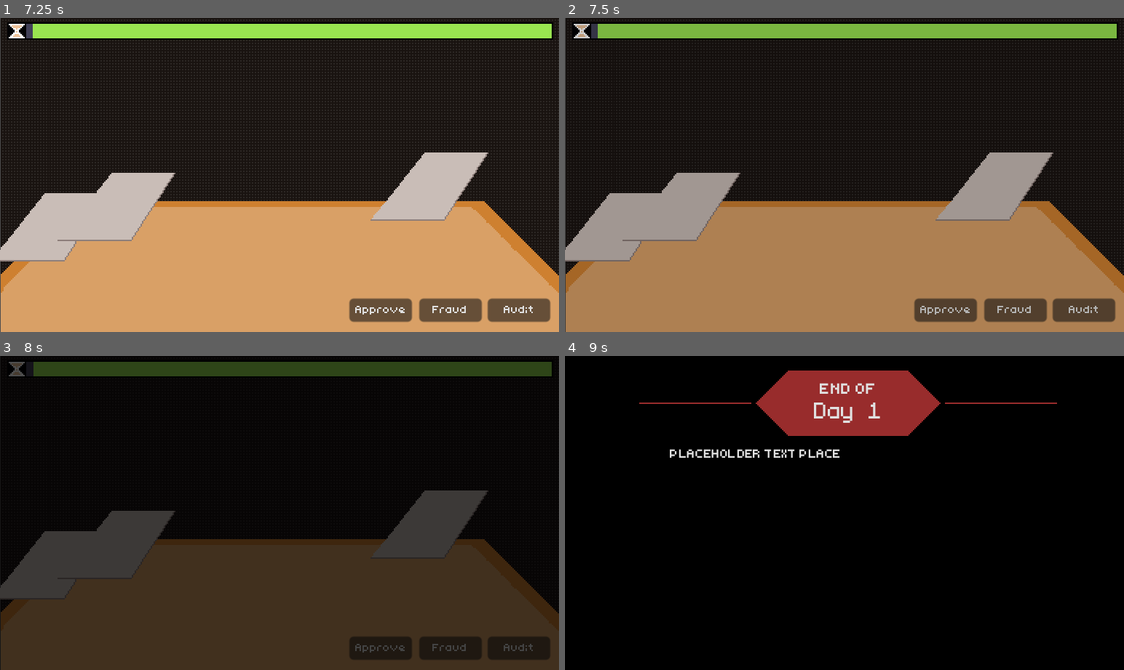
Above: before the commit, frames 1-4 (two rows, left to right).
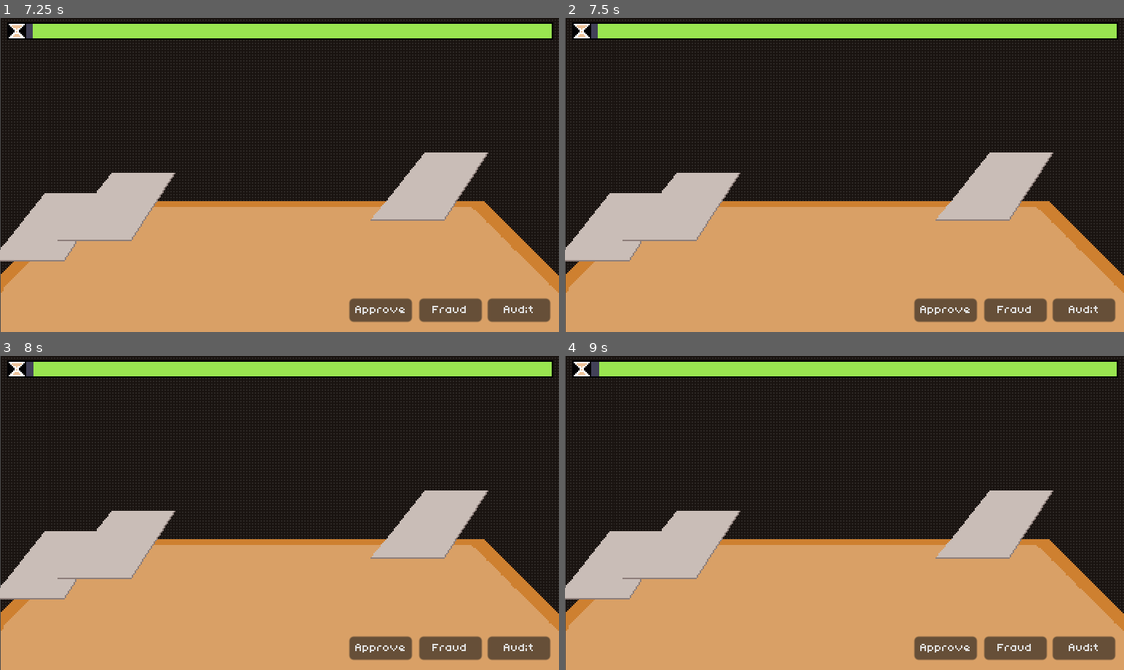
Above: after the commit, the same moments.

Repository: evanyans/credit-crimes
Game: Godot game, scene res://scene_manager.tscn
Two runs of this game, one before a commit and one after it. Both use one fixed random seed, a clock stepped at 60 frames per second and the inputs below.
Inputs (mouse positions are in pixels of both pictures, inside the frame that each line leads up to):
- Up to frame 1 (7.25 s): click "Approve" at 0.5 s; click "Fraud" at 1.25 s; click "Audit" at 2 s; click "Approve" at 2.75 s; click "Fraud" at 3.5 s; click "Audit" at 4.25 s; click "Approve" at 5 s; click "Fraud" at 5.75 s; click "Audit" at 6.5 s
- Up to frame 2 (7.5 s): tap Enter (ui_accept) at 7.25 s; drag from (609, 228) to (1084, 310) at 7.27 s
- Up to frame 3 (8 s): no input
- Up to frame 4 (9 s): drag from (676, 544) to (1084, 648) at 8.02 s; move the mouse to (900, 443) at 8.77 s; tap Enter (ui_accept) at 8.85 s; click (900, 443) at 8.92 s

Frame 1 is identical in both runs. In frame 2, 45% of the frame differs, in the area x 0-100%, y 1-100%; in frame 3, 60%; in frame 4, 99%, in the area x 0-100%, y 0-100%.

Commit message:
bugged buttons
BLOCKED BY CANVASLAYER

Diff:
--- a/game.gd
+++ b/game.gd
@@ -1,4 +1,6 @@
 extends Node2D
+
+signal game_end
 
 var case1 = preload("res://cases/case1.tscn")
 var case2 = preload("res://cases/case2.tscn")
@@ -44,7 +46,7 @@
 		case = cases[current_state]
 		add_child(case)
 	else:
-		game_ended()
+		emit_signal("game_end")
 
 
 func remove_case():
@@ -81,4 +83,4 @@
 
 
 func _on_timer_timeout():
-	game_ended()
+	emit_signal("game_end")
--- a/game.tscn
+++ b/game.tscn
@@ -39,6 +39,7 @@
 wait_time = 600.0
 
 [node name="Decisions" type="Control" parent="."]
+z_index = 10
 layout_mode = 3
 anchors_preset = 0
 offset_left = 12.0
@@ -47,7 +48,8 @@
 offset_bottom = 80.0
 
 [node name="Yes" type="Button" parent="Decisions"]
-layout_mode = 0
+z_index = 10
+layout_mode = 2
 offset_left = 228.043
 offset_top = 152.5
 offset_right = 271.043
@@ -57,7 +59,8 @@
 metadata/_edit_use_anchors_ = true
 
 [node name="No" type="Button" parent="Decisions"]
-layout_mode = 0
+z_index = 10
+layout_mode = 2
 offset_left = 276.0
 offset_top = 152.5
 offset_right = 319.0
@@ -67,7 +70,8 @@
 metadata/_edit_use_anchors_ = true
 
 [node name="Audit" type="Button" parent="Decisions"]
-layout_mode = 0
+z_index = 10
+layout_mode = 2
 offset_left = 322.979
 offset_top = 152.5
 offset_right = 365.979
--- a/scene_manager.gd
+++ b/scene_manager.gd
@@ -3,11 +3,11 @@
 const Game = preload("res://game.tscn")
 const End = preload("res://endscreen/endscreen.tscn")
 
-func _process(delta):
-	if Input.is_action_just_pressed("ui_accept"):
-		$TransitionScreen.transition()
-
 func _on_transition_screen_transitioned():
 	$CurrentScene.get_child(0).queue_free()
 	$CurrentScene.add_child(End.instantiate())
 	print("Swapped in scene 2")
+
+
+func _on_game_game_end():
+	$TransitionScreen.transition()
--- a/scene_manager.tscn
+++ b/scene_manager.tscn
@@ -11,6 +11,14 @@
 
 [node name="Game" parent="CurrentScene" instance=ExtResource("2_ry2gv")]
 
-[node name="TransitionScreen" parent="." instance=ExtResource("2_qet5p")]
+[node name="Control" type="Control" parent="."]
+layout_mode = 3
+anchors_preset = 0
+offset_right = 40.0
+offset_bottom = 40.0
+mouse_filter = 1
 
-[connection signal="transitioned" from="TransitionScreen" to="." method="_on_transition_screen_transitioned"]
+[node name="TransitionScreen" parent="Control" instance=ExtResource("2_qet5p")]
+
+[connection signal="game_end" from="CurrentScene/Game" to="." method="_on_game_game_end"]
+[connection signal="transitioned" from="Control/TransitionScreen" to="." method="_on_transition_screen_transitioned"]
--- a/transition_screen.tscn
+++ b/transition_screen.tscn
@@ -29,7 +29,7 @@
 "times": PackedFloat32Array(0),
 "transitions": PackedFloat32Array(1),
 "update": 0,
-"values": [Color(0, 0, 0, 0)]
+"values": [Color(0, 0, 0, 1)]
 }
 
 [sub_resource type="Animation" id="Animation_o4xsy"]
